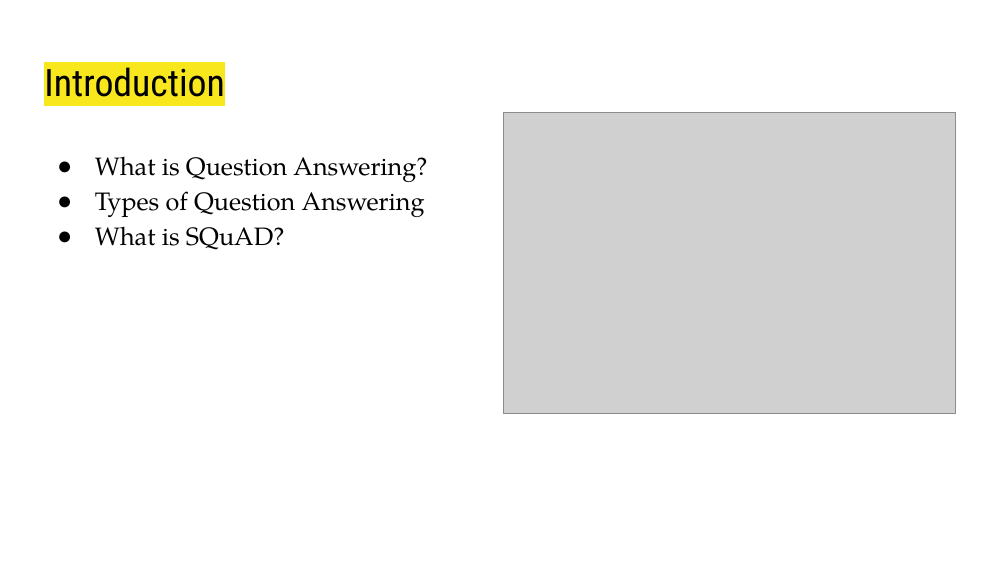
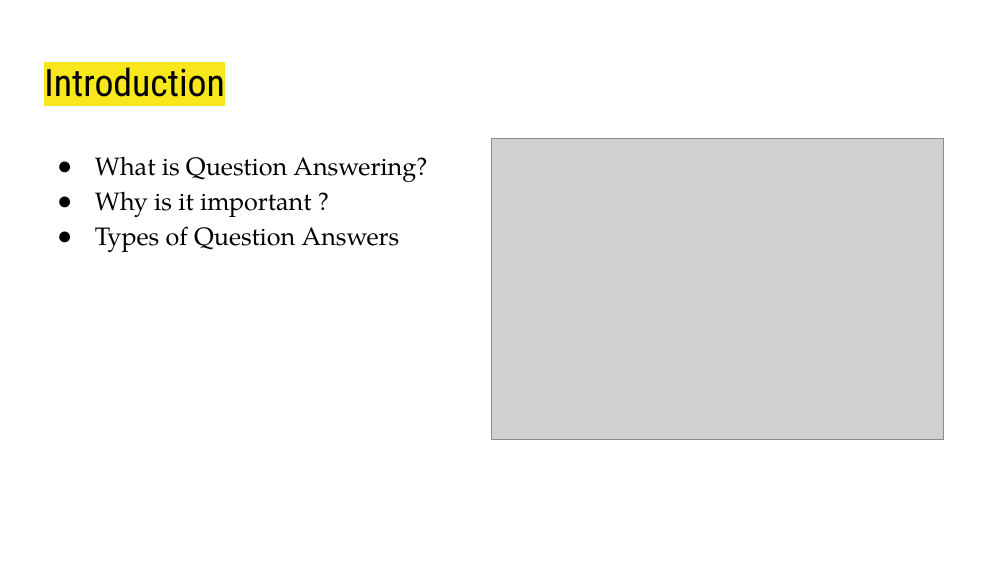
Before and after one commit to g-gagan/Advanced_NLP_Project, a slide deck: slide 2 of CS769 Presentation.pptx. Drawn at 1008x567 pixels with LibreOffice and Linux fonts; fonts in the diff are those of the drawing; grey boxes stand for pictures. Boxes give left, top, right and bottom in pixels: in the first picture for what was removed or moved away, otherwise in the second. Text is boxed around its words. In the diff, an @@ line names an element or a change of style, - is before the commit and + after.

```diff
--- a/CS769 Presentation.pptx
+++ b/CS769 Presentation.pptx
@@ picture: place and size @@
-picture at [504,112,956,413]
+picture at [492,139,943,440]
@@ text at [95,191,400,252]: text changed @@
-● Types of Question Answering
-● What is SQuAD?
+● Why is it important ?
+● Types of Question Answers
```
Also in this commit, not shown: 3 other slides changed, 3 slides added, 2 slides removed.
